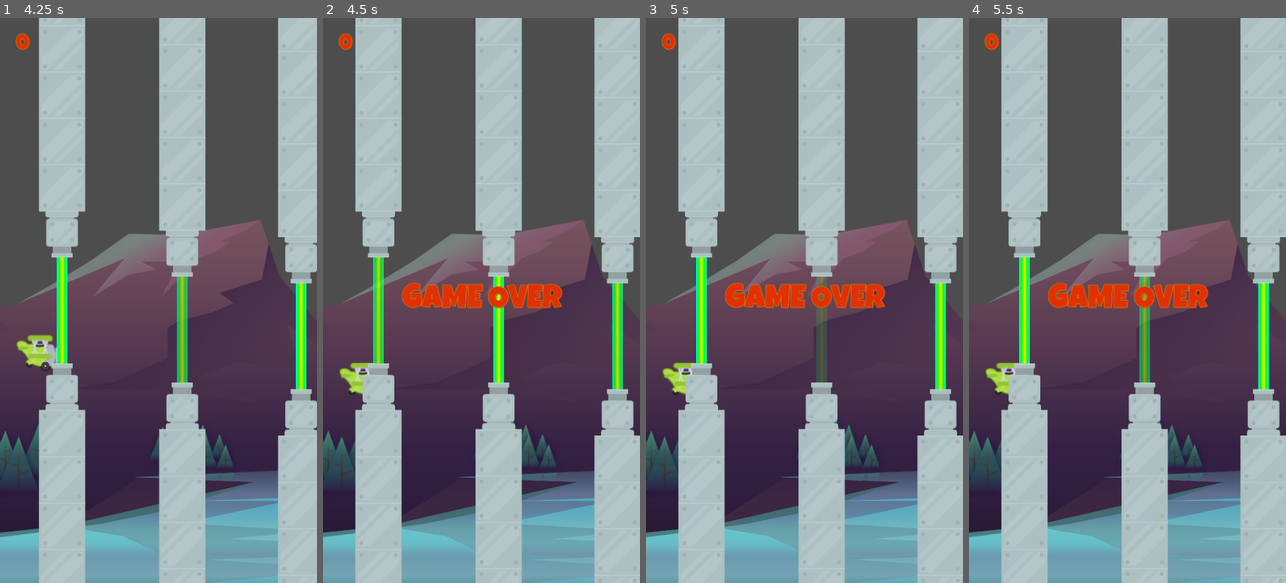
Above: before the commit, frames 1-4 (left to right).
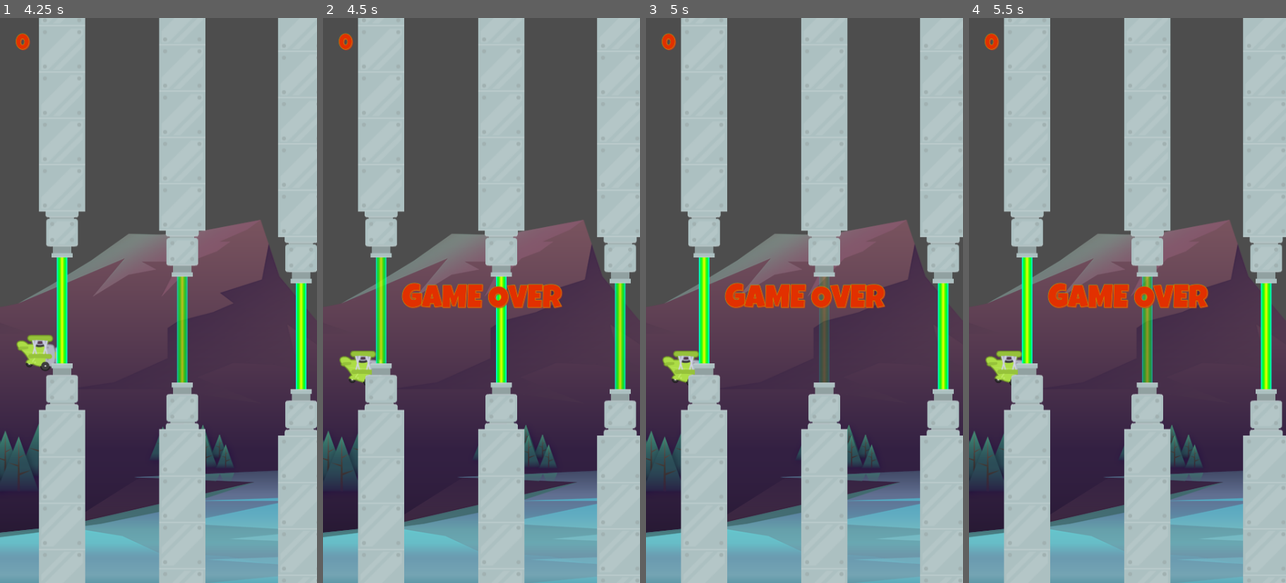
Above: after the commit, the same moments.

Repository: theaob/tappy-plane
Game: Godot game, scene res://scenes/main/main.tscn
Same seed, same stepped clock (60 frames per second), same inputs: the game is played once before the commit and once after it.
Inputs:
- Up to frame 1 (4.25 s): tap Space (fly) at 0.5, 0.6, 1.35, 2.1, 2.85, 3.6 s
- Up to frame 2 (4.5 s): tap Space (fly) at 4.35 s
- Up to frame 3 (5 s): no input
- Up to frame 4 (5.5 s): tap Space (fly) at 5.1 s

Frame 1 is identical in both runs. In frame 2, 6.8% of the frame differs, in the area x 5-100%, y 0-100%; in frame 3, 6.6%; in frame 4, 6.8%.

Commit message:
update layers and masks

Diff:
--- a/project.godot
+++ b/project.godot
@@ -34,3 +34,8 @@
 "events": [Object(InputEventKey,"resource_local_to_scene":false,"resource_name":"","device":-1,"window_id":0,"alt_pressed":false,"shift_pressed":false,"ctrl_pressed":false,"meta_pressed":false,"pressed":false,"keycode":0,"physical_keycode":32,"key_label":0,"unicode":32,"echo":false,"script":null)
 ]
 }
+
+[layer_names]
+
+2d_physics/layer_1="player"
+2d_physics/layer_2="barrier"
--- a/scenes/barrier/barrier.tscn
+++ b/scenes/barrier/barrier.tscn
@@ -4,6 +4,8 @@
 size = Vector2(694, 20)
 
 [node name="Barrier" type="StaticBody2D"]
+collision_layer = 2
+collision_mask = 0
 
 [node name="CollisionShape2D" type="CollisionShape2D" parent="."]
 position = Vector2(281, 0)
--- a/scenes/laser/laser.tscn
+++ b/scenes/laser/laser.tscn
@@ -28,6 +28,7 @@
 }
 
 [node name="Laser" type="Area2D"]
+collision_layer = 0
 
 [node name="Sprite2D" type="Sprite2D" parent="."]
 scale = Vector2(1, 8)
--- a/scenes/pipe/pipe.tscn
+++ b/scenes/pipe/pipe.tscn
@@ -1,11 +1,15 @@
-[gd_scene load_steps=3 format=3 uid="uid://btf4u4rtd30n7"]
+[gd_scene load_steps=4 format=3 uid="uid://btf4u4rtd30n7"]
 
 [ext_resource type="Texture2D" uid="uid://l2up80aypibx" path="res://assets/pipes/pipe.png" id="1_ad604"]
 
 [sub_resource type="RectangleShape2D" id="RectangleShape2D_8njgh"]
-size = Vector2(70, 594)
+size = Vector2(70, 560)
+
+[sub_resource type="RectangleShape2D" id="RectangleShape2D_utcic"]
+size = Vector2(48, 53)
 
 [node name="Pipe" type="Area2D"]
+collision_layer = 0
 
 [node name="Sprite2D" type="Sprite2D" parent="."]
 texture = ExtResource("1_ad604")
@@ -13,5 +17,9 @@
 offset = Vector2(-35, 0)
 
 [node name="CollisionShape2D" type="CollisionShape2D" parent="."]
-position = Vector2(0, 333)
+position = Vector2(0, 350)
 shape = SubResource("RectangleShape2D_8njgh")
+
+[node name="CollisionShape2D2" type="CollisionShape2D" parent="."]
+position = Vector2(0, 43.5)
+shape = SubResource("RectangleShape2D_utcic")
--- a/scenes/plane/plane.tscn
+++ b/scenes/plane/plane.tscn
@@ -77,6 +77,7 @@
 }
 
 [node name="Plane" type="CharacterBody2D" groups=["player"]]
+collision_mask = 2
 script = ExtResource("1_1ww1r")
 
 [node name="AnimatedSprite2D" type="AnimatedSprite2D" parent="."]
